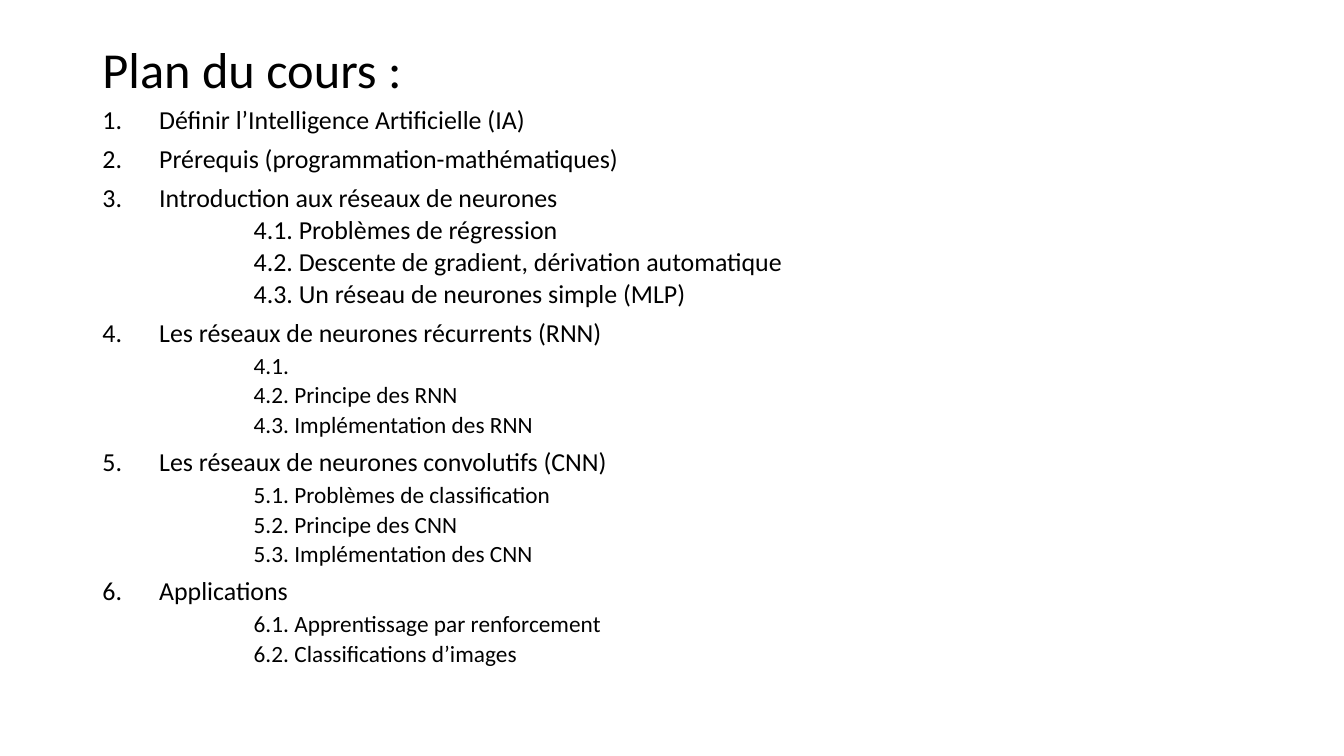
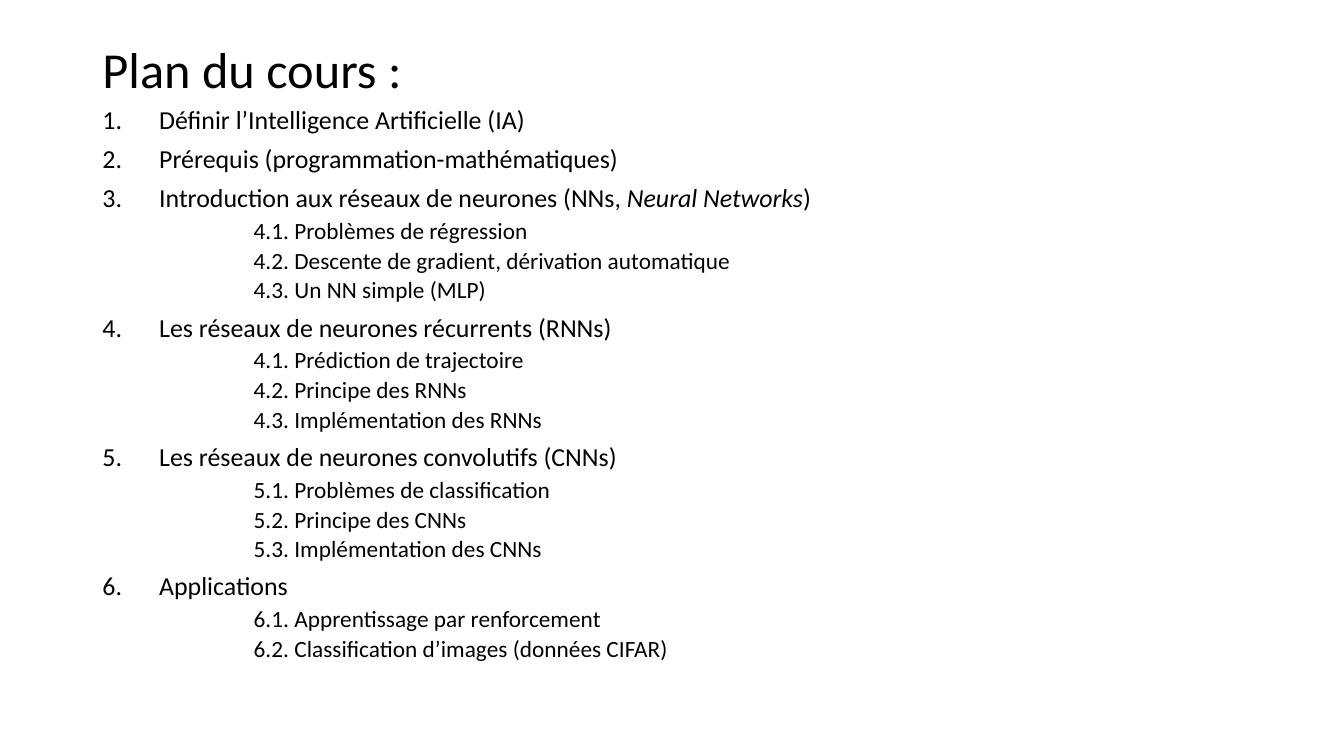
Before and after one commit to jolindien-git/jolindien-git.github.io, a slide deck: slide 2 of Intelligence Artificielle et Analyse de donnees.pptx. Drawn at 1344x756 pixels with LibreOffice and Linux fonts; fonts in the diff are those of the drawing. Boxes give left, top, right and bottom in pixels: in the first picture for what was removed or moved away, otherwise in the second. Text is boxed around its words. In the diff, an @@ line names an element or a change of style, - is before the commit and + after.

Commit message:
update cours

```diff
--- a/Intelligence Artificielle et Analyse de donnees.pptx
+++ b/Intelligence Artificielle et Analyse de donnees.pptx
@@ text at (x1=159, y1=188, x2=811, y2=211): text changed @@
-3. Introduction aux réseaux de neurones
+3. Introduction aux réseaux de neurones (NNs, Neural Networks)
@@ text at (x1=254, y1=223, x2=730, y2=273): size 18.5 to 16.6 pt in "4.1. Problèmes de régression", "4.2. Descente de gradient, dérivation automatique" @@
@@ text at (x1=159, y1=281, x2=617, y2=470): text changed; size 18.5 to 16.6 pt @@
-  4.3. Un réseau de neurones simple (MLP)
-4. Les réseaux de neurones récurrents (RNN)
-  4.1.
-  4.2. Principe des RNN
-  4.3. Implémentation des RNN
-5. Les réseaux de neurones convolutifs (CNN)
+  4.3. Un NN simple (MLP)
+4. Les réseaux de neurones récurrents (RNNs)
+  4.1. Prédiction de trajectoire
+  4.2. Principe des RNNs
+  4.3. Implémentation des RNNs
+5. Les réseaux de neurones convolutifs (CNNs)
@@ text at (x1=254, y1=512, x2=542, y2=561): text changed @@
-  5.2. Principe des CNN
-  5.3. Implémentation des CNN
+  5.2. Principe des CNNs
+  5.3. Implémentation des CNNs
@@ text at (x1=254, y1=640, x2=667, y2=661): text changed @@
-  6.2. Classifications d’images
+  6.2. Classification d’images (données CIFAR)
```
Also in this commit, not shown: 6 other slides changed, 1 slide added, 4 slides removed, 2 other files.
